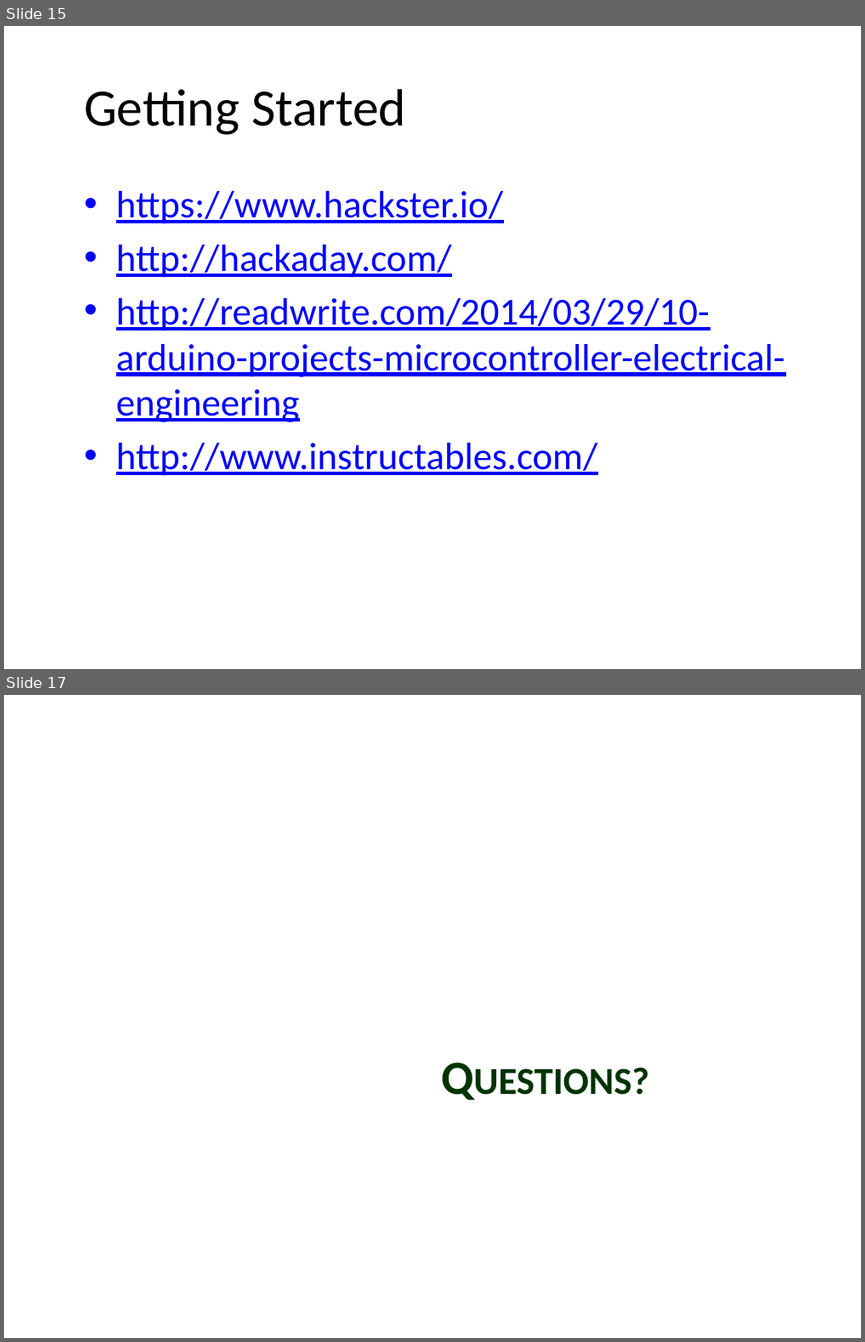
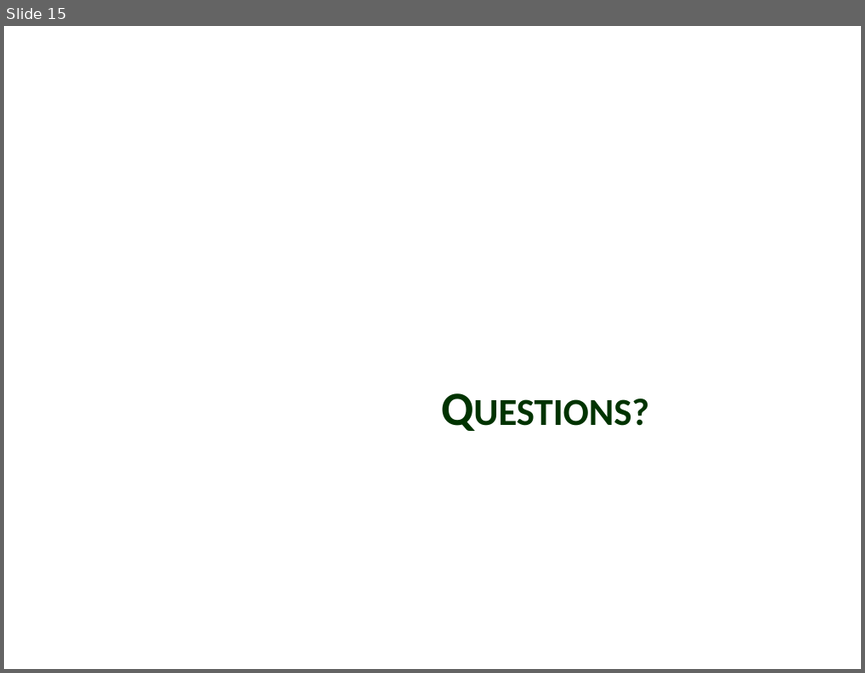
Before and after one commit to GaurG/IoT, a slide deck: IoT.pptx. Shown one above the other, each under a label of ours: slides 15 and 17 before the commit, slide 15 after it; the slides between them are not shown. The pictures are 865x1342 and 865x673 pixels, drawn with LibreOffice and Linux fonts; fonts in the diff are those of the drawing; background and template pictures are left out. Boxes give left, top, right and bottom in pixels: in the first picture for what was removed or moved away, otherwise in the second. Text is boxed around its words. In the diff, an @@ line names an element or a change of style, - is before the commit and + after.

```diff
--- a/IoT.pptx
+++ b/IoT.pptx
@@ slide 15 removed at (4,26,861,669), background picture (left out) @@
@@ title removed at (84,89,406,135) @@
-Getting Started
@@ text removed at (116,191,785,476) @@
-• https://www.hackster.io/
-• http://hackaday.com/
-• http://readwrite.com/2014/03/29/10-arduino-projects-microcontroller-electrical-engineering
-• http://www.instructables.com/
@@ what was slide 17 is now slide 15 @@
```
Also in this commit, not shown: 2 slides changed, 11 slides added, 12 other slides removed.
